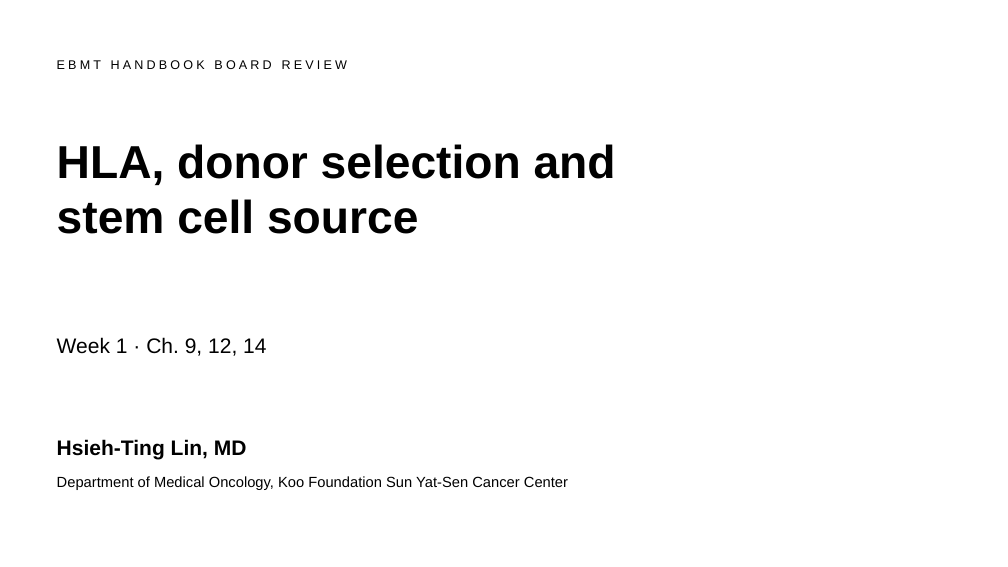
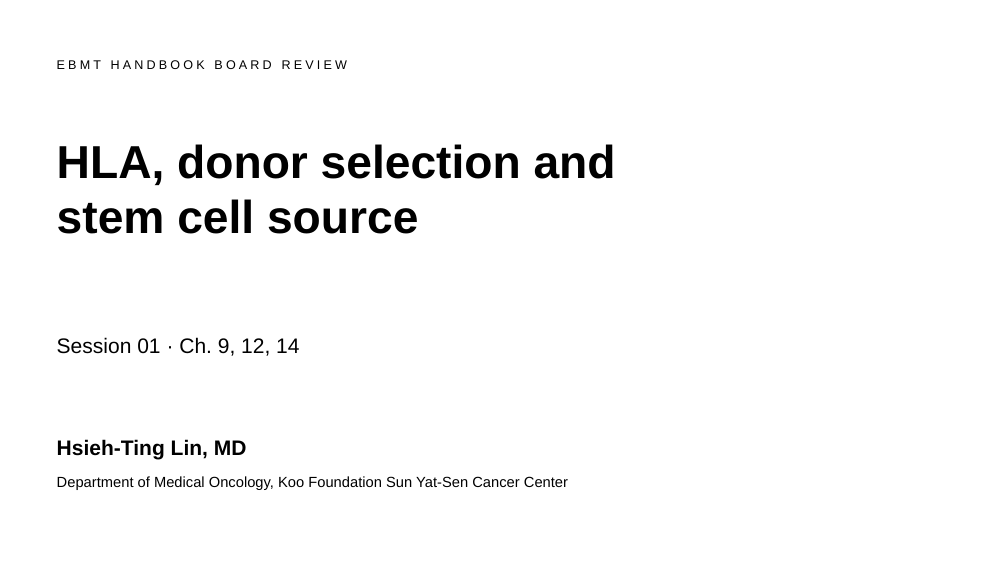
Before and after one commit to htlin222/ebmt-handbook-skill, a slide deck: slide 1 of slides/decks/s01-hla-donor-source.pptx. Drawn at 1008x567 pixels with LibreOffice and Linux fonts; fonts in the diff are those of the drawing. Boxes give left, top, right and bottom in pixels: in the first picture for what was removed or moved away, otherwise in the second. Text is boxed around its words. In the diff, an @@ line names an element or a change of style, - is before the commit and + after.

```diff
--- a/slides/decks/s01-hla-donor-source.pptx
+++ b/slides/decks/s01-hla-donor-source.pptx
@@ text at (x1=57, y1=337, x2=299, y2=356): text changed @@
-Week 1 · Ch. 9, 12, 14
+Session 01 · Ch. 9, 12, 14
```
Also in this commit, not shown: 42 other files.
